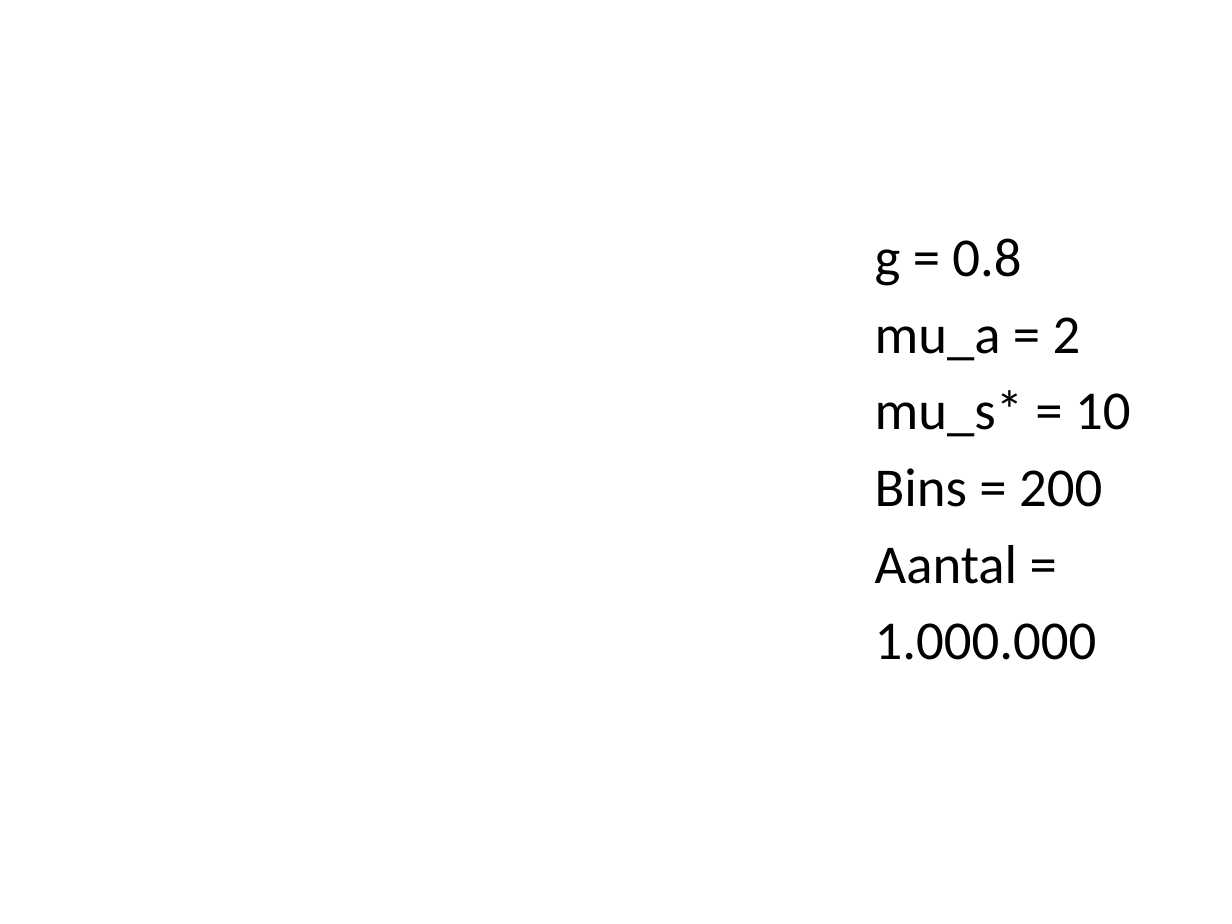
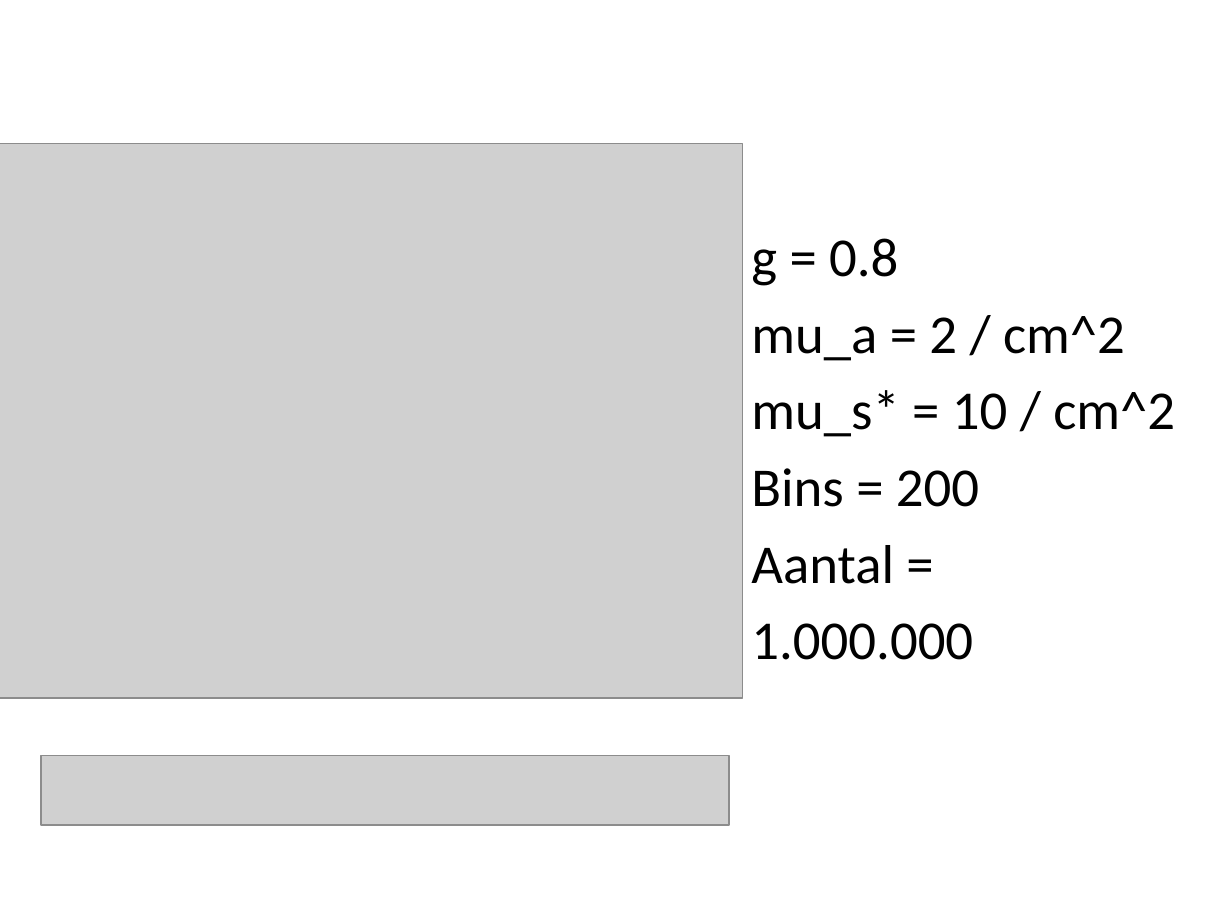
Before and after one commit to nathhje/bachelorproject, a slide deck: slide 2 of voortgang2.pptx. Drawn at 1232x924 pixels with LibreOffice and Linux fonts; fonts in the diff are those of the drawing; grey boxes stand for pictures. Boxes give left, top, right and bottom in pixels: in the first picture for what was removed or moved away, otherwise in the second. Text is boxed around its words. In the diff, an @@ line names an element or a change of style, - is before the commit and + after.

```diff
--- a/voortgang2.pptx
+++ b/voortgang2.pptx
@@ picture added at (0,144,743,699) @@
@@ text "g = 0.8": place and size @@
-text "g = 0.8" at (875,238,1130,660)
+text "g = 0.8" at (751,238,1175,660)
@@ text at (751,316,1175,437): text changed @@
-mu_a = 2
-mu_s* = 10
+mu_a = 2 / cm^2
+mu_s* = 10 / cm^2
@@ picture added at (41,755,728,824) @@
```
Also in this commit, not shown: 1 other slide changed, 6 slides added, 24 other files.
